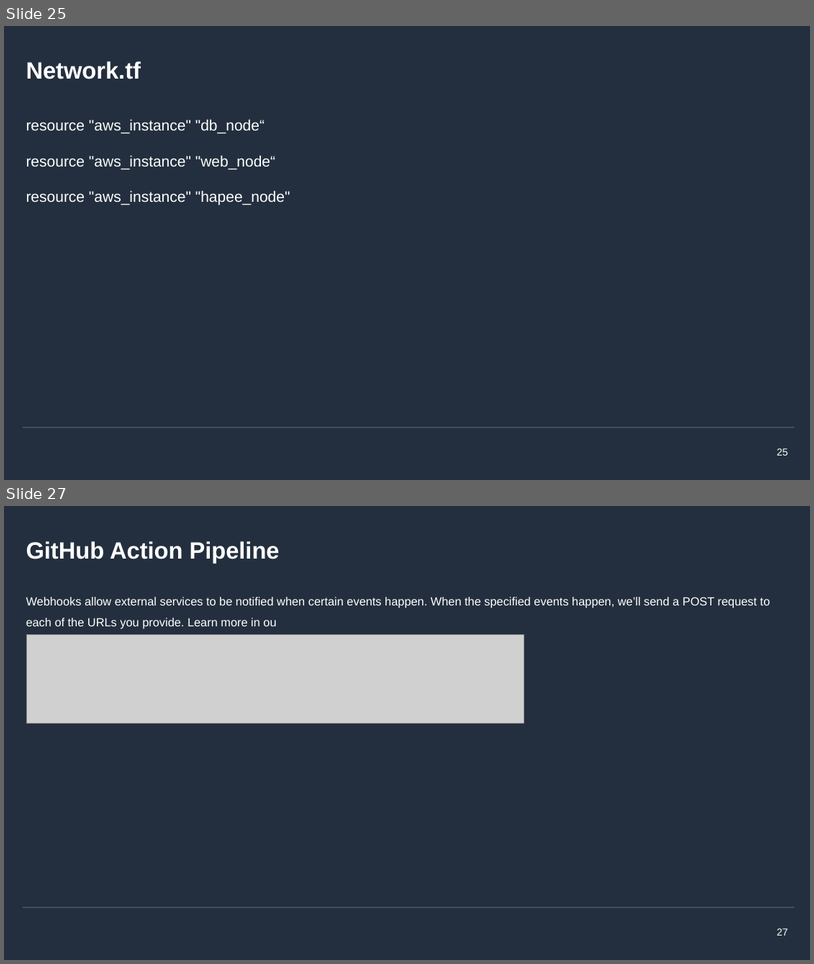
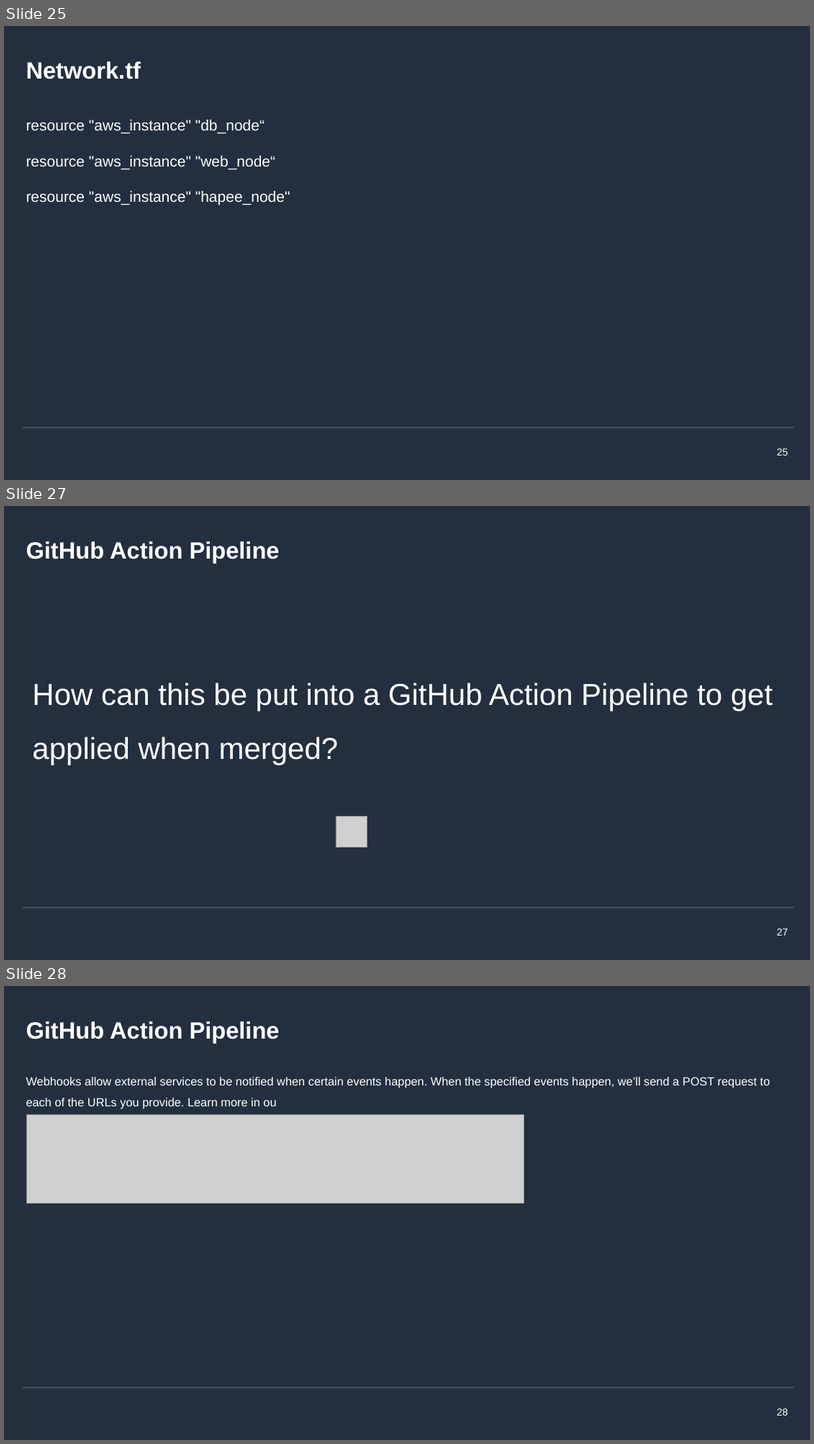
Before and after one commit to mcrucovschii/SmallEnvironment, a slide deck: Crucovschii-AWS-SmallEnvironment.pptx. Shown one above the other, each under a label of ours: slides 25 and 27 before the commit, slides 25, 27 and 28 after it; the slides between them are not shown. The pictures are 814x964 and 814x1444 pixels, drawn with LibreOffice and Linux fonts; fonts in the diff are those of the drawing; grey boxes stand for pictures; background and template pictures are left out. Boxes give left, top, right and bottom in pixels: in the first picture for what was removed or moved away, otherwise in the second. Text is boxed around its words. In the diff, an @@ line names an element or a change of style, - is before the commit and + after.

```diff
--- a/Crucovschii-AWS-SmallEnvironment.pptx
+++ b/Crucovschii-AWS-SmallEnvironment.pptx
@@ slide 27 added at (x1=4, y1=506, x2=810, y2=960), background #232F3E; not listed: 2 template elements that a slide beside it also shows @@
@@ title added at (x1=26, y1=541, x2=280, y2=563), 28 pt, text #FFFFFF, bold @@
+GitHub Action Pipeline
@@ text added at (x1=32, y1=682, x2=773, y2=765), 36 pt, text #FFFFFF @@
+How can this be put into a GitHub Action Pipeline to get applied when merged?
@@ picture added at (x1=336, y1=816, x2=367, y2=847) @@
@@ page number added at (x1=777, y1=928, x2=789, y2=935), 12 pt, text #FFFFFF @@
+27
@@ what was slide 27 is now slide 28 @@
@@ page number at (x1=777, y1=1408, x2=789, y2=1415): text changed @@
-27
+28
```
Also in this commit, not shown: 11 slides changed, 3 other slides added, 1 other file.
